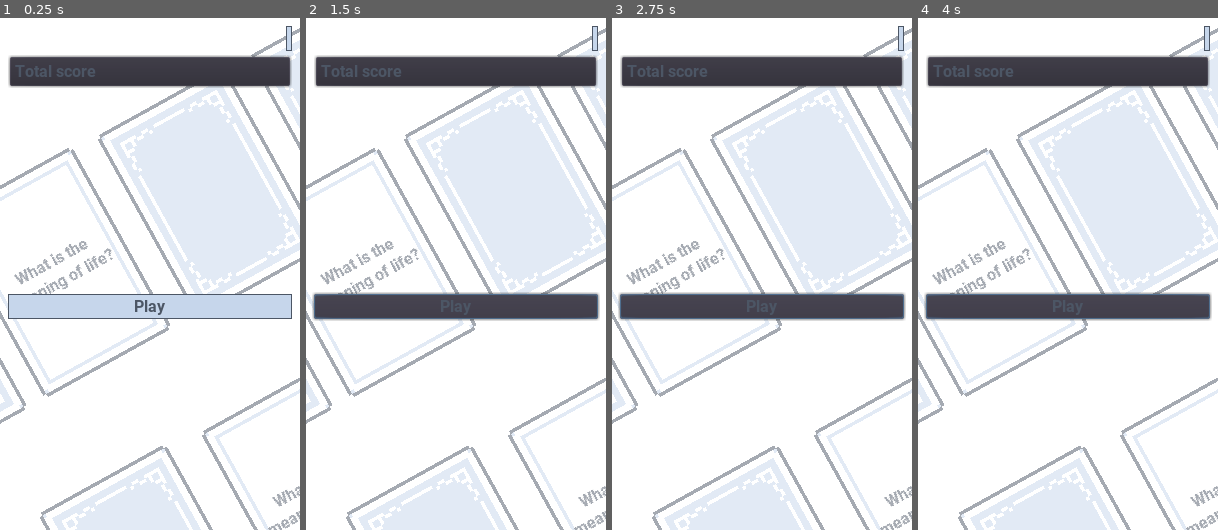
Above: before the commit, frames 1-4 (left to right).
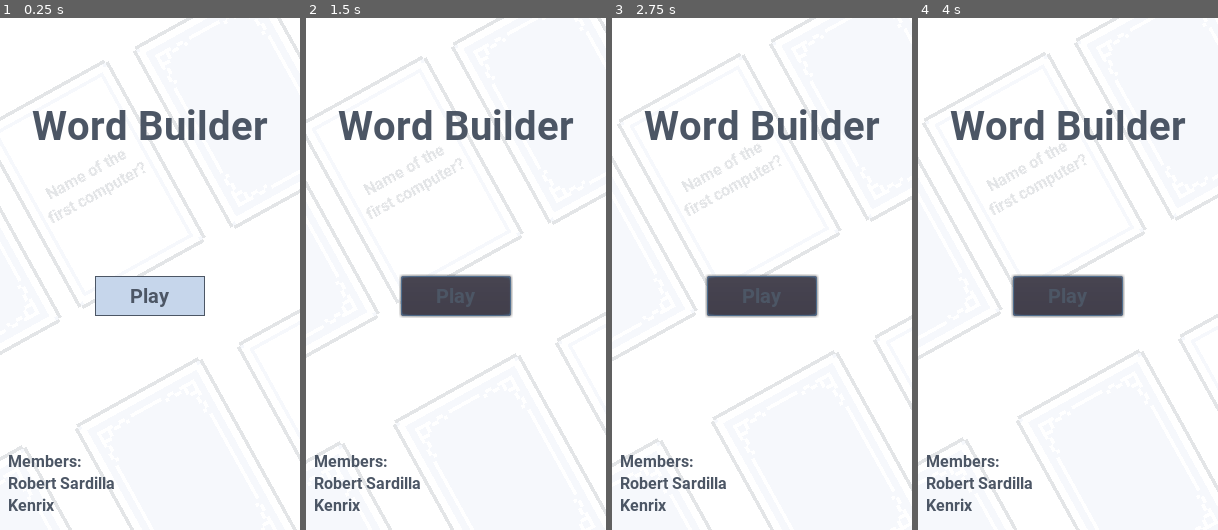
Above: after the commit, the same moments.

Repository: LoneDespair/comsci-card_game
Game: Godot game, scene res://src/main/main.tscn
The game is run twice, just before and just after one commit, with the same random seed, the same clock (stepped at 60 frames per second) and the same inputs.
Inputs (mouse positions are in pixels of both pictures, inside the frame that each line leads up to):
- Up to frame 1 (0.25 s): no input
- Up to frame 2 (1.5 s): click (594, 38) at 0.52 s; click "Play" at 1.25 s
- Up to frame 3 (2.75 s): click "Play" at 2 s
- Up to frame 4 (4 s): click "Play" at 2.75 s; tap Enter at 3.5 s

The runs differ from the first frame. In frame 1, 33% of the frame differs, in the area x 0-100%, y 0-100%; in frame 2, 34%; in frame 3, 35%; in frame 4, 35%.

Commit message:
home ui changes

Diff:
--- a/src/main/main.tscn
+++ b/src/main/main.tscn
@@ -1,8 +1,17 @@
-[gd_scene load_steps=6 format=2]
+[gd_scene load_steps=9 format=2]
 
 [ext_resource path="res://src/main/scenes.gd" type="Script" id=1]
 [ext_resource path="res://src/main/card_empty.png" type="Texture" id=2]
 [ext_resource path="res://src/main/card_back.png" type="Texture" id=3]
+[ext_resource path="res://src/main/roboto-bold.ttf" type="DynamicFontData" id=4]
+
+[sub_resource type="DynamicFont" id=3]
+size = 40
+font_data = ExtResource( 4 )
+
+[sub_resource type="DynamicFont" id=4]
+size = 20
+font_data = ExtResource( 4 )
 
 [sub_resource type="Animation" id=1]
 length = 0.001
@@ -18,6 +27,38 @@
 "update": 0,
 "values": [ Vector2( 0, 0 ) ]
 }
+tracks/1/type = "bezier"
+tracks/1/path = NodePath("background:rect_position:x")
+tracks/1/interp = 1
+tracks/1/loop_wrap = true
+tracks/1/imported = false
+tracks/1/enabled = true
+tracks/1/keys = {
+"points": PoolRealArray( 0, -0.25, 0, 0.25, 0 ),
+"times": PoolRealArray( 0 )
+}
+tracks/2/type = "bezier"
+tracks/2/path = NodePath("background:rect_position:y")
+tracks/2/interp = 1
+tracks/2/loop_wrap = true
+tracks/2/imported = false
+tracks/2/enabled = true
+tracks/2/keys = {
+"points": PoolRealArray( 0, -0.25, 0, 0.25, 0 ),
+"times": PoolRealArray( 0 )
+}
+tracks/3/type = "value"
+tracks/3/path = NodePath("ColorRect:rect_position")
+tracks/3/interp = 1
+tracks/3/loop_wrap = true
+tracks/3/imported = false
+tracks/3/enabled = true
+tracks/3/keys = {
+"times": PoolRealArray( 0 ),
+"transitions": PoolRealArray( 1 ),
+"update": 0,
+"values": [ Vector2( 0, 0 ) ]
+}
 
 [sub_resource type="Animation" id=2]
 resource_name = "pan"
@@ -25,7 +66,7 @@
 step = 0.25
 tracks/0/type = "value"
 tracks/0/path = NodePath("background:rect_position")
-tracks/0/interp = 1
+tracks/0/interp = 2
 tracks/0/loop_wrap = true
 tracks/0/imported = false
 tracks/0/enabled = true
@@ -33,7 +74,7 @@
 "times": PoolRealArray( 0, 0.25, 0.5, 0.75, 1 ),
 "transitions": PoolRealArray( 1, 1, 1, 1, 1 ),
 "update": 0,
-"values": [ Vector2( 0, 0 ), Vector2( 32, 32 ), Vector2( 0, 0 ), Vector2( -32, -32 ), Vector2( 0, 0 ) ]
+"values": [ Vector2( 150, 256 ), Vector2( 176, 248 ), Vector2( 128, 256 ), Vector2( 88, 288 ), Vector2( 150, 256 ) ]
 }
 
 [node name="main" type="Node"]
@@ -57,7 +98,9 @@
 rect_min_size = Vector2( 0, 40 )
 text = "Play"
 
-[node name="menu" type="Node" parent="."]
+[node name="menu" type="Control" parent="."]
+anchor_right = 1.0
+anchor_bottom = 1.0
 
 [node name="background" type="Control" parent="menu"]
 anchor_left = 0.5
@@ -70,55 +113,55 @@
 margin_bottom = -256.0
 
 [node name="CardBack" type="Sprite" parent="menu/background"]
-position = Vector2( -85.8106, 334.381 )
+position = Vector2( -201.621, -9.61887 )
 rotation = -0.505746
 scale = Vector2( 3.47029, 3.47029 )
 texture = ExtResource( 3 )
 
 [node name="CardBack6" type="Sprite" parent="menu/background"]
-position = Vector2( -256, 424 )
+position = Vector2( -371.811, 80 )
 rotation = -0.505746
 scale = Vector2( 3.47029, 3.47029 )
 texture = ExtResource( 3 )
 
 [node name="CardBack5" type="Sprite" parent="menu/background"]
-position = Vector2( 152, 552 )
+position = Vector2( 36.1894, 208 )
 rotation = -0.505746
 scale = Vector2( 3.47029, 3.47029 )
 texture = ExtResource( 3 )
 
 [node name="CardBack8" type="Sprite" parent="menu/background"]
-position = Vector2( 480, 384 )
+position = Vector2( 364.189, 40 )
 rotation = -0.505746
 scale = Vector2( 3.47029, 3.47029 )
 texture = ExtResource( 3 )
 
 [node name="CardBack9" type="Sprite" parent="menu/background"]
-position = Vector2( -24, 640 )
+position = Vector2( -139.811, 296 )
 rotation = -0.505746
 scale = Vector2( 3.47029, 3.47029 )
 texture = ExtResource( 3 )
 
 [node name="CardBack2" type="Sprite" parent="menu/background"]
-position = Vector2( 58.1894, 254.381 )
+position = Vector2( -57.6212, -89.6189 )
 rotation = -0.505746
 scale = Vector2( 3.47029, 3.47029 )
 texture = ExtResource( 2 )
 
 [node name="CardBack7" type="Sprite" parent="menu/background"]
-position = Vector2( 314.189, 470.381 )
+position = Vector2( 198.379, 126.381 )
 rotation = -0.505746
 scale = Vector2( 3.47029, 3.47029 )
 texture = ExtResource( 2 )
 
 [node name="CardBack3" type="Sprite" parent="menu/background"]
-position = Vector2( 210.189, 174.381 )
+position = Vector2( 94.3788, -169.619 )
 rotation = -0.505746
 scale = Vector2( 3.47029, 3.47029 )
 texture = ExtResource( 3 )
 
 [node name="CardBack4" type="Sprite" parent="menu/background"]
-position = Vector2( 362.189, 94.3811 )
+position = Vector2( 246.379, -249.619 )
 rotation = -0.505746
 scale = Vector2( 3.47029, 3.47029 )
 texture = ExtResource( 3 )
@@ -126,33 +169,33 @@
 [node name="Label" type="Label" parent="menu/background"]
 anchor_right = 1.0
 anchor_bottom = 1.0
-margin_left = -40.0
-margin_top = 200.0
-margin_right = 78.0
-margin_bottom = 388.0
+margin_left = -155.811
+margin_top = -144.0
+margin_right = -37.8106
+margin_bottom = 44.0
+rect_rotation = -28.9383
+text = "Name of the first computer?"
+align = 1
+valign = 1
+autowrap = true
+
+[node name="Label2" type="Label" parent="menu/background"]
+anchor_right = 1.0
+anchor_bottom = 1.0
+margin_left = 102.379
+margin_top = 78.381
+margin_right = 220.379
+margin_bottom = 266.381
 rect_rotation = -28.9383
 text = "What is the meaning of life?"
 align = 1
 valign = 1
 autowrap = true
 
-[node name="Label2" type="Label" parent="menu/background"]
-anchor_right = 1.0
-anchor_bottom = 1.0
-margin_left = 218.189
-margin_top = 422.381
-margin_right = 336.189
-margin_bottom = 610.381
-rect_rotation = -28.9383
-text = "What is the meaning of life?"
-align = 1
-valign = 1
-autowrap = true
-
 [node name="ColorRect" type="ColorRect" parent="menu"]
 anchor_right = 1.0
 anchor_bottom = 1.0
-color = Color( 1, 1, 1, 0.498039 )
+color = Color( 1, 1, 1, 0.847059 )
 
 [node name="MarginContainer" type="MarginContainer" parent="menu"]
 anchor_right = 1.0
@@ -160,48 +203,56 @@
 custom_constants/margin_right = 8
 custom_constants/margin_top = 8
 custom_constants/margin_left = 8
-custom_constants/margin_bottom = 8
+custom_constants/margin_bottom = 15
 
 [node name="VBoxContainer" type="VBoxContainer" parent="menu/MarginContainer"]
 margin_left = 8.0
 margin_top = 8.0
 margin_right = 292.0
-margin_bottom = 504.0
+margin_bottom = 497.0
 
 [node name="header" type="MarginContainer" parent="menu/MarginContainer/VBoxContainer"]
 margin_right = 284.0
 margin_bottom = 25.0
-
-[node name="settings" type="Button" parent="menu/MarginContainer/VBoxContainer/header"]
-margin_left = 278.0
-margin_right = 284.0
-margin_bottom = 25.0
-size_flags_horizontal = 8
-
-[node name="PanelContainer" type="PanelContainer" parent="menu/MarginContainer/VBoxContainer"]
-margin_top = 29.0
-margin_right = 284.0
-margin_bottom = 62.0
-
-[node name="HBoxContainer" type="HBoxContainer" parent="menu/MarginContainer/VBoxContainer/PanelContainer"]
-margin_left = 7.0
-margin_top = 7.0
-margin_right = 277.0
-margin_bottom = 26.0
-
-[node name="Label" type="Label" parent="menu/MarginContainer/VBoxContainer/PanelContainer/HBoxContainer"]
-margin_right = 81.0
-margin_bottom = 19.0
-text = "Total score"
-
-[node name="Button" type="Button" parent="menu/MarginContainer/VBoxContainer"]
-margin_top = 268.0
-margin_right = 284.0
-margin_bottom = 293.0
+rect_min_size = Vector2( 0, 25 )
+
+[node name="Label" type="Label" parent="menu/MarginContainer/VBoxContainer"]
+margin_top = 76.0
+margin_right = 284.0
+margin_bottom = 124.0
 size_flags_vertical = 6
+custom_fonts/font = SubResource( 3 )
+text = "Word Builder"
+align = 1
+
+[node name="Label2" type="Label" parent="menu/MarginContainer/VBoxContainer"]
+margin_top = 176.0
+margin_right = 284.0
+margin_bottom = 195.0
+
+[node name="play" type="Button" parent="menu/MarginContainer/VBoxContainer"]
+margin_left = 87.0
+margin_top = 250.0
+margin_right = 197.0
+margin_bottom = 290.0
+rect_min_size = Vector2( 110, 40 )
+size_flags_horizontal = 4
+size_flags_vertical = 6
+custom_fonts/font = SubResource( 4 )
 text = "Play"
 
+[node name="Label3" type="Label" parent="menu/MarginContainer/VBoxContainer"]
+margin_top = 426.0
+margin_right = 284.0
+margin_bottom = 489.0
+size_flags_vertical = 10
+text = "Members:
+Robert Sardilla
+Kenrix"
+
 [node name="AnimationPlayer" type="AnimationPlayer" parent="menu"]
+autoplay = "pan"
+playback_speed = 0.07
 anims/RESET = SubResource( 1 )
 anims/pan = SubResource( 2 )
 
